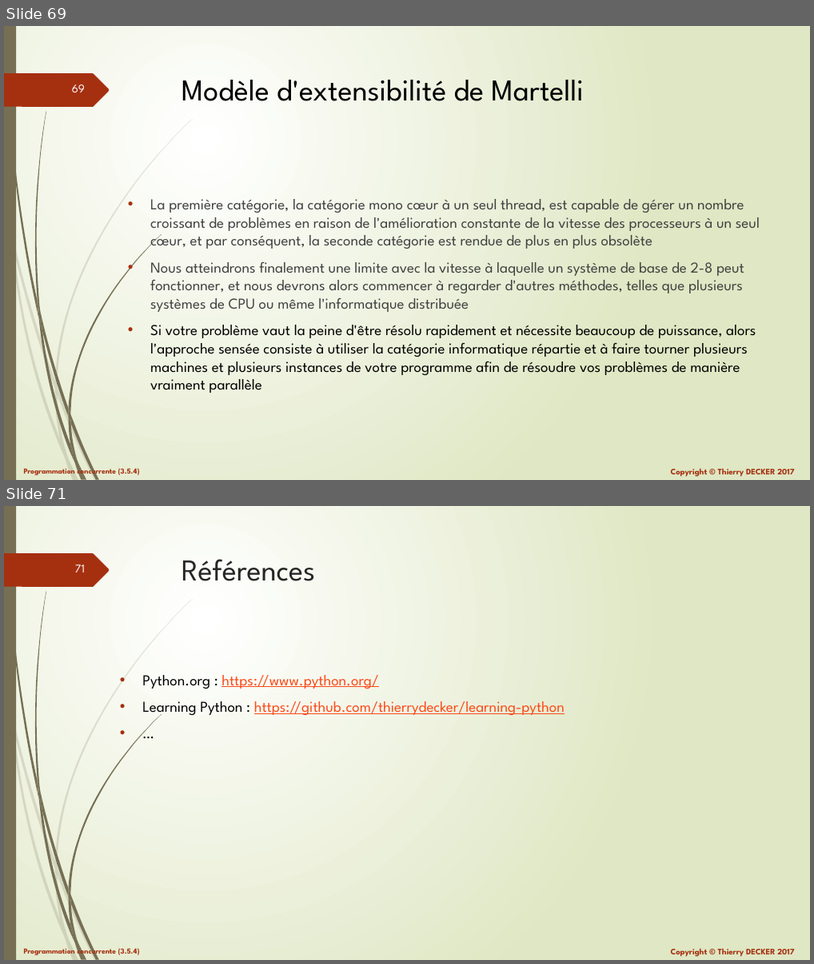
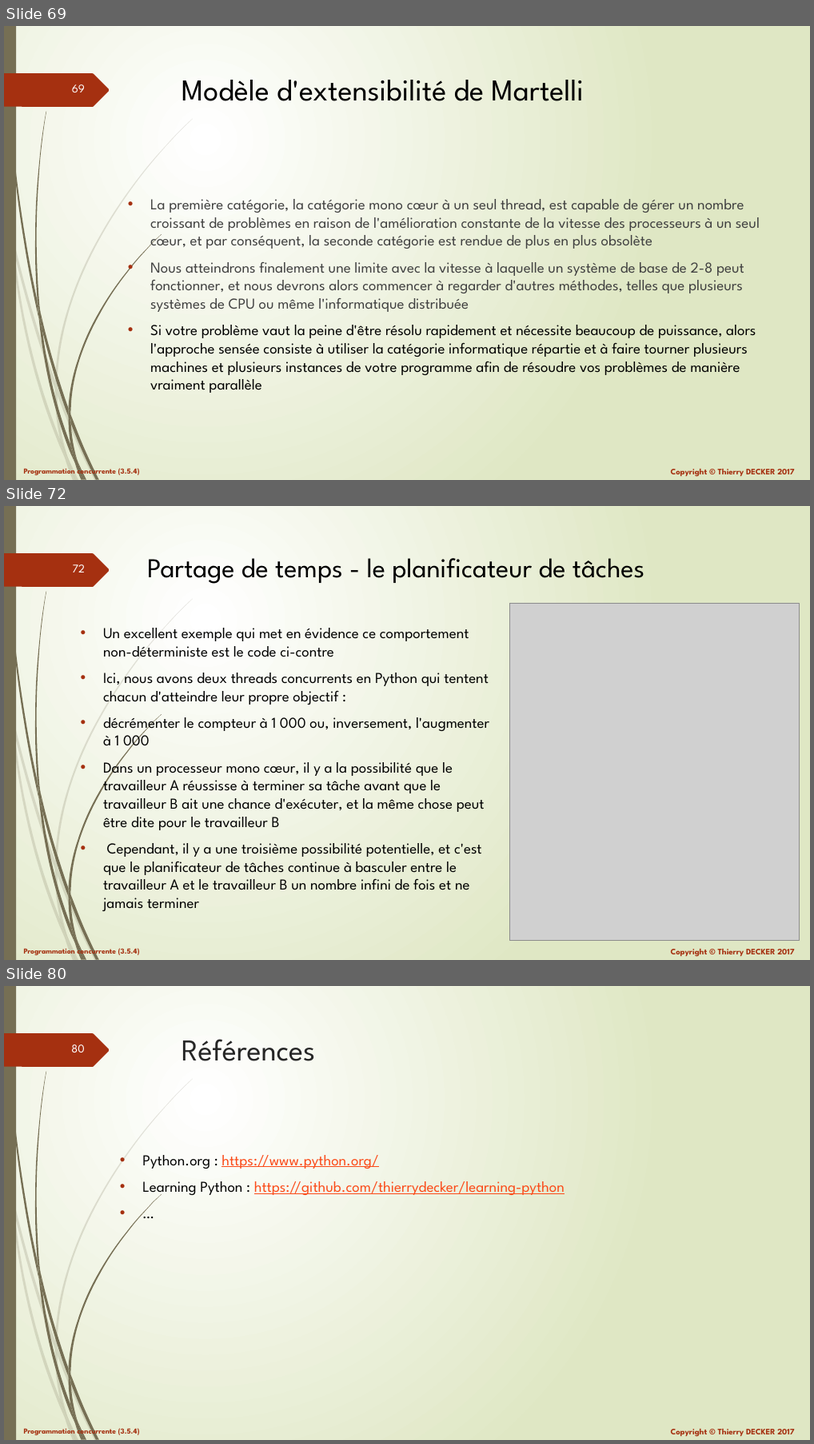
Before and after one commit to VikmanTheRacoon/learning-python, a slide deck: documentations/python-103.pptx. Shown one above the other, each under a label of ours: slides 69 and 71 before the commit, slides 69, 72 and 80 after it; the slides between them are not shown. The pictures are 814x964 and 814x1444 pixels, drawn with LibreOffice and Linux fonts; fonts in the diff are those of the drawing; grey boxes stand for pictures. Boxes give left, top, right and bottom in pixels: in the first picture for what was removed or moved away, otherwise in the second. Text is boxed around its words. In the diff, an @@ line names an element or a change of style, - is before the commit and + after.

```diff
--- a/documentations/python-103.pptx
+++ b/documentations/python-103.pptx
@@ slide 72 added at bbox=[4, 506, 810, 960], background gradient #FFFFFF to #DFE8C4; not listed: 27 template elements that a slide beside it also shows @@
@@ title added at bbox=[147, 558, 645, 584], 32.4 pt, text #000000 @@
+Partage de temps - le planificateur de tâches
@@ picture added at bbox=[510, 603, 799, 940] @@
@@ text added at bbox=[103, 628, 490, 911], 18 pt, text #000000 @@
+• Un excellent exemple qui met en évidence ce comportement non-déterministe est le code ci-contre
+• Ici, nous avons deux threads concurrents en Python qui tentent chacun d'atteindre leur propre objectif :
+• décrémenter le compteur à 1 000 ou, inversement, l'augmenter à 1 000
+• Dans un processeur mono cœur, il y a la possibilité que le travailleur A réussisse à terminer sa tâche avant que le travailleur B ait une chance d'exécuter, et la même chose peut être dite pour le travailleur B
+• Cependant, il y a une troisième possibilité potentielle, et c'est que le planificateur de tâches continue à basculer entre le travailleur A et le travailleur B un nombre infini de fois et ne jamais terminer
@@ what was slide 71 is now slide 80 @@
@@ page number at bbox=[71, 1044, 85, 1052]: text changed @@
-71
+80
```
Also in this commit, not shown: 3 slides changed, 8 other slides added, 1 other file.
